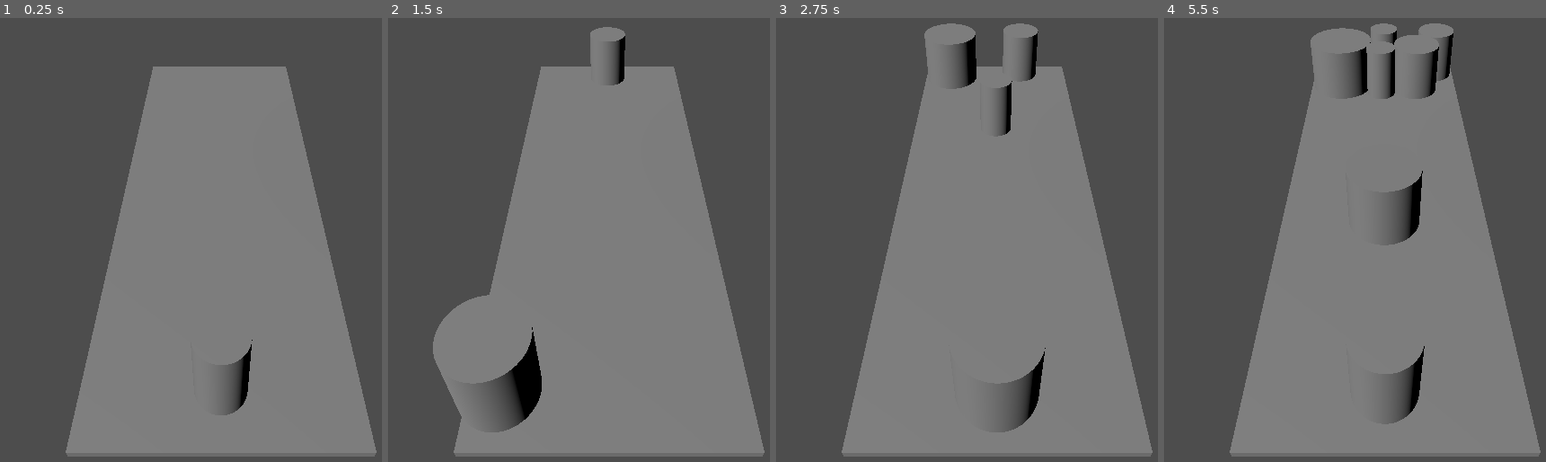
Above: before the commit, frames 1-4 (left to right).
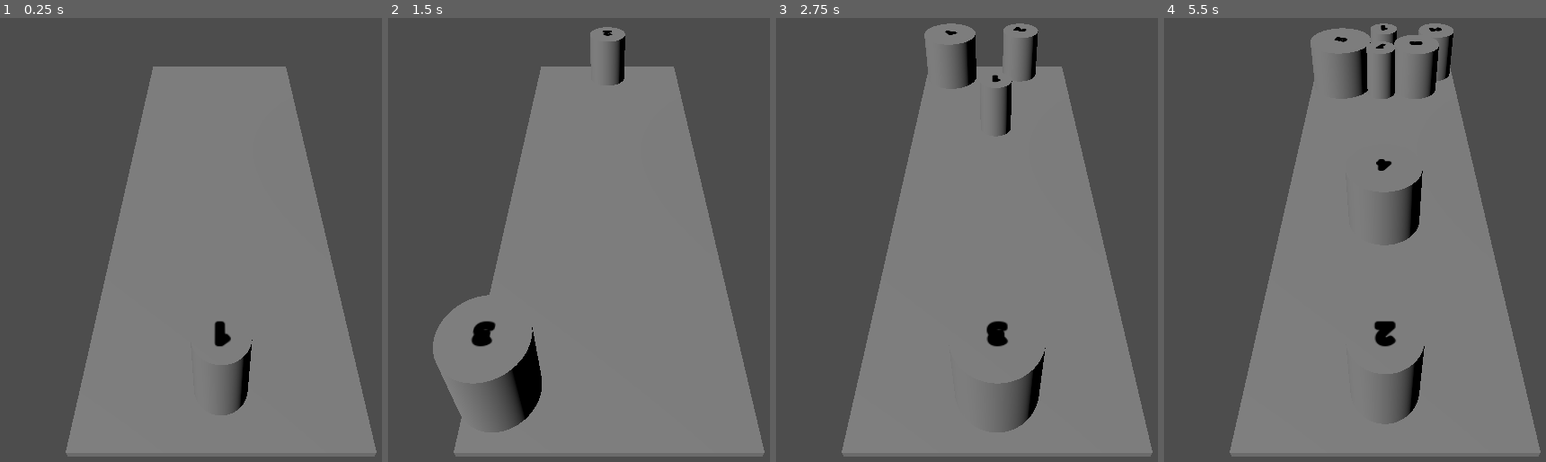
Above: after the commit, the same moments.

Repository: s3rius/bowling-merge
Game: Godot game, scene res://scenes/game.tscn
Two runs of this game, one before a commit and one after it. Both use one fixed random seed, a clock stepped at 60 frames per second and the inputs below.
Inputs (mouse positions are in pixels of both pictures, inside the frame that each line leads up to):
- Up to frame 1 (0.25 s): no input
- Up to frame 2 (1.5 s): tap Enter at 0.5 s; move the mouse to (724, 142) at 0.52 s; click (724, 142) at 0.67 s; drag from (498, 213) to (579, 324) at 1.27 s
- Up to frame 3 (2.75 s): move the mouse to (1047, 22) at 2.02 s; click (1047, 22) at 2.17 s
- Up to frame 4 (5.5 s): drag from (1355, 324) to (1221, 71) at 2.77 s; move the mouse to (1545, 288) at 3.52 s; click (1545, 288) at 3.67 s; drag from (1221, 71) to (outside the picture) at 4.27 s; move the mouse to (1408, 177) at 5.02 s; click (1408, 177) at 5.17 s

The runs differ from the first frame. In frame 1, 0.2% of the frame differs, in the area x 56-61%, y 68-75%; in frame 2, 0.3%; in frame 3, 0.4%; in frame 4, 0.5%, in the area x 44-73%, y 1-75%.

Commit message:
Some updates to logic.

Diff:
--- a/scenes/pawn.tscn
+++ b/scenes/pawn.tscn
@@ -27,3 +27,9 @@
 transform = Transform3D(1, 0, 0, 0, 1, 0, 0, 0, 1, 0, 0.25, 0)
 mesh = SubResource("CylinderMesh_eqwak")
 skeleton = NodePath("")
+
+[node name="Mark" type="Label3D" parent="."]
+transform = Transform3D(1, 0, 0, 0, -4.371139e-08, 1, 0, -1, -4.371139e-08, 0, 0.51, 0)
+modulate = Color(0, 0, 0, 1)
+text = "1"
+font_size = 27
--- a/scripts/pawn.gd
+++ b/scripts/pawn.gd
@@ -18,6 +18,7 @@
 	self.mass = ptype * 5
 	$Collider.scale = new_scale
 	$Mesh.scale = new_scale
+	$Mark.text = str(ptype)
 
 func _physics_process(_delta: float) -> void:
 	for colliding in get_colliding_bodies():
@@ -28,3 +29,4 @@
 			pawn.queue_free()
 			self.set_pawn_type(self.pawn_type + 1)
 			self.position = self.position + (pawn.position - self.position) / 2.0
+			break
